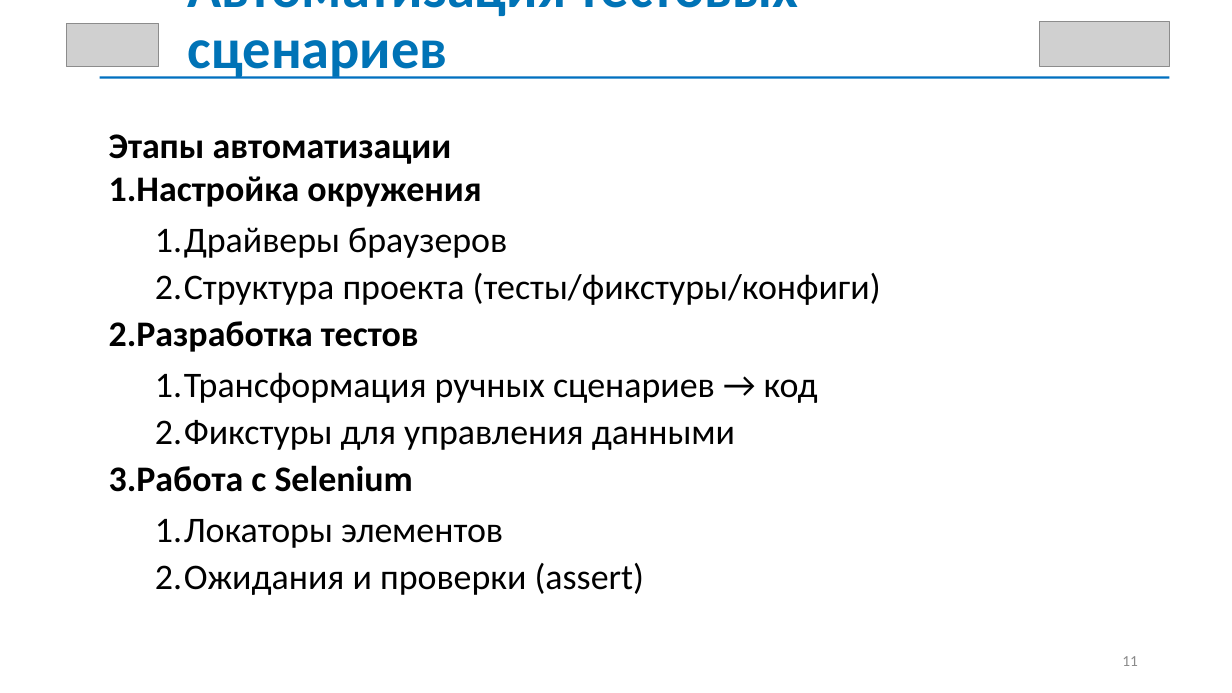
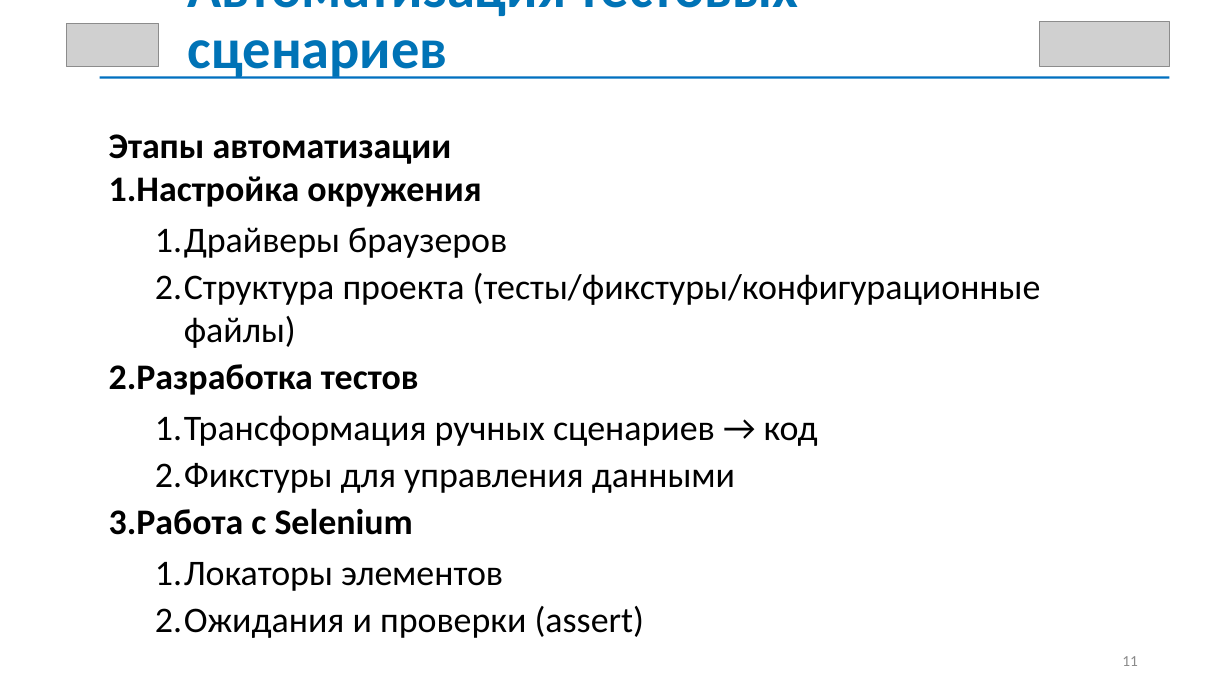
Before and after one commit to kub0metr/diplom_new, a slide deck: slide 11 of предзащита последняя.pptx. Drawn at 1232x693 pixels with LibreOffice and Linux fonts; fonts in the diff are those of the drawing; grey boxes stand for pictures. Boxes give left, top, right and bottom in pixels: in the first picture for what was removed or moved away, otherwise in the second. Text is boxed around its words. In the diff, an @@ line names an element or a change of style, - is before the commit and + after.

```diff
--- a/предзащита последняя.pptx
+++ b/предзащита последняя.pptx
@@ text at (x1=155, y1=273, x2=1041, y2=348): text changed @@
-  2. Структура проекта (тесты/фикстуры/конфиги)
+  2. Структура проекта (тесты/фикстуры/конфигурационные файлы)
```
Also in this commit, not shown: 4 other slides changed, 6 other files.
